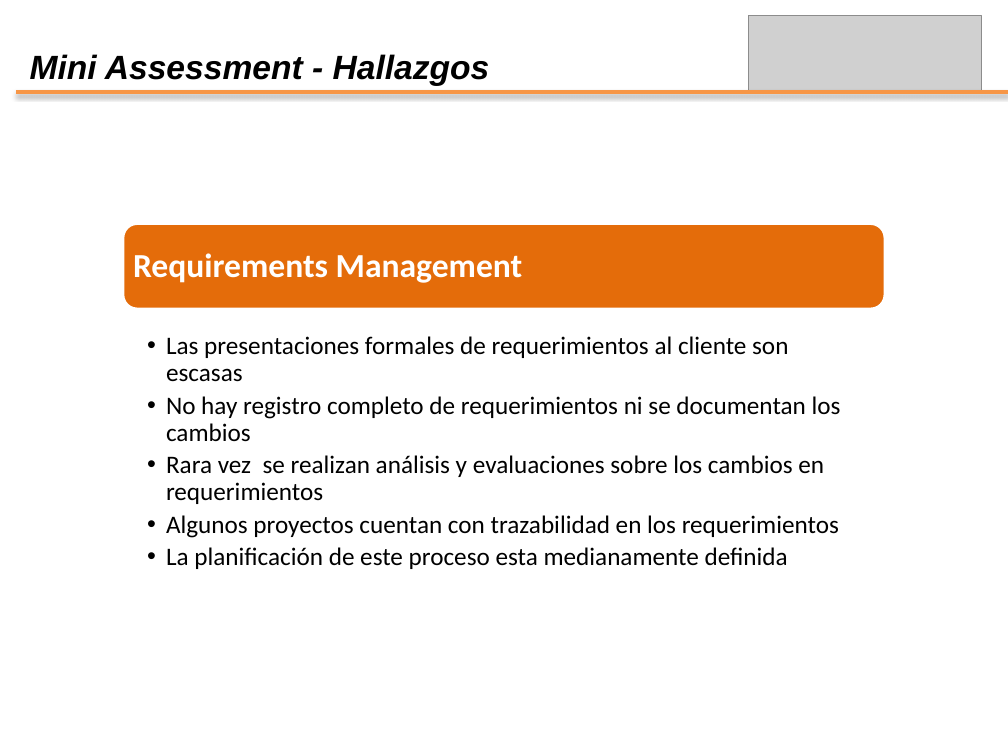
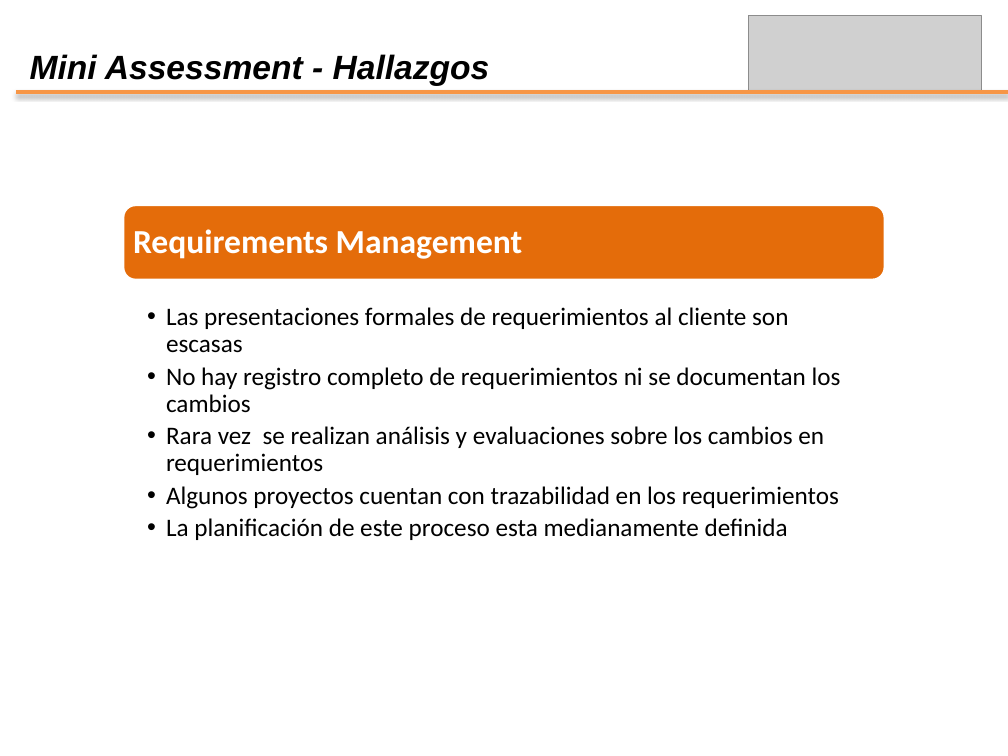
Before and after one commit to leseroth/ingenium-managment, a slide deck: slide 7 of CSOF5104 Mejoramiento de Procesos de Software/Taller 2/Taller2-Presentacion-Ingenium.pptx. Drawn at 1008x756 pixels with LibreOffice and Linux fonts; fonts in the diff are those of the drawing; grey boxes stand for pictures. Boxes give left, top, right and bottom in pixels: in the first picture for what was removed or moved away, otherwise in the second. Text is boxed around its words. In the diff, an @@ line names an element or a change of style, - is before the commit and + after.

```diff
--- a/CSOF5104 Mejoramiento de Procesos de Software/Taller 2/Taller2-Presentacion-Ingenium.pptx
+++ b/CSOF5104 Mejoramiento de Procesos de Software/Taller 2/Taller2-Presentacion-Ingenium.pptx
@@ text "Requirements Management": place and size @@
-text "Requirements Management" at bbox=[133, 253, 523, 283]
+text "Requirements Management" at bbox=[133, 229, 523, 259]
@@ rounded rectangle: place and size @@
-rounded rectangle at bbox=[123, 224, 885, 309]
+rounded rectangle at bbox=[123, 205, 885, 280]
@@ text "Las presentaciones formales de requerimientos ...": place and size @@
-text "Las presentaciones formales de requerimientos ..." at bbox=[166, 336, 841, 569]
+text "Las presentaciones formales de requerimientos ..." at bbox=[166, 307, 841, 540]
```
Also in this commit, not shown: 2 other slides changed, 1 slide added, 1 slide removed.
